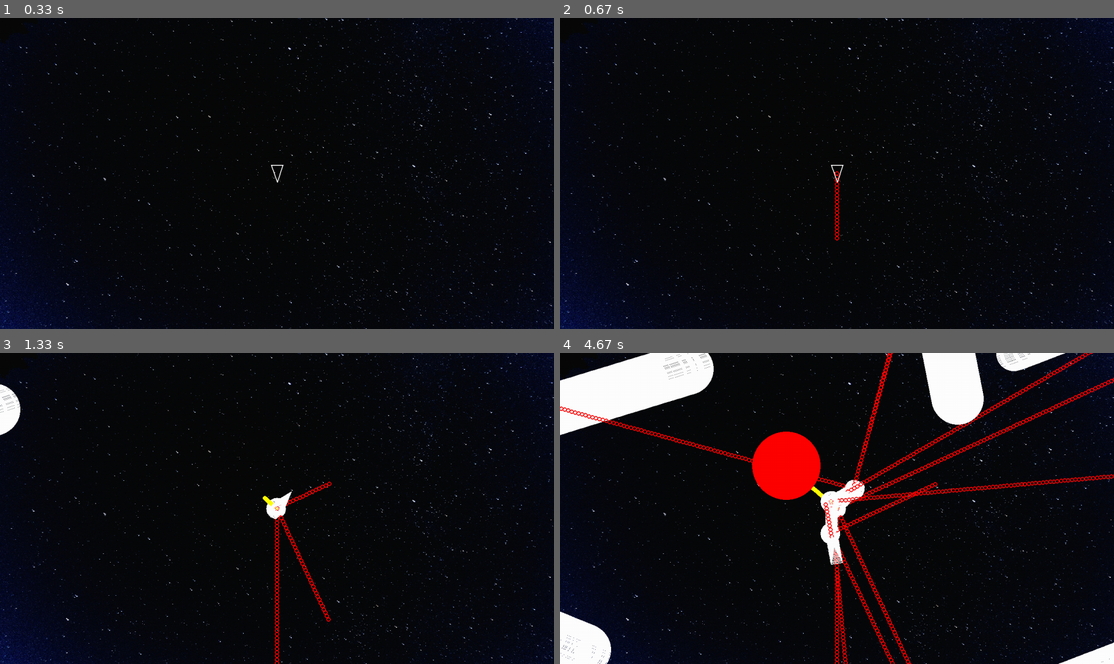
Above: before the commit, frames 1-4 (two rows, left to right).
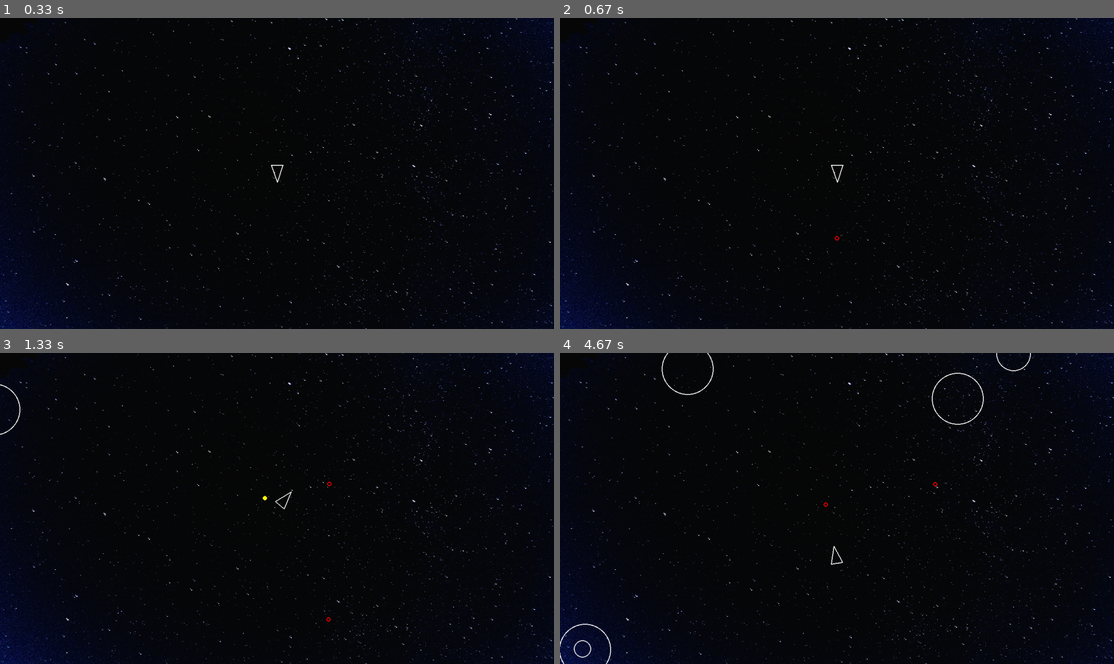
Above: after the commit, the same moments.

Repository: JaydeHowell/asteroids-pygame
Game: pygame game, started from main.py
Same seed, same stepped clock (60 frames per second), same inputs: the game is played once before the commit and once after it.
Inputs:
- Up to frame 1 (0.33 s): no input
- Up to frame 2 (0.67 s): tap Space at 0.33 s
- Up to frame 3 (1.33 s): hold D 0.67-1.13 s; tap Space at 0.73, 1.03, 1.23 s; tap C at 0.82 s; hold W from 1.17 s (still down)
- Up to frame 4 (4.67 s): release W at 1.47 s; hold D 1.5-1.97 s; tap Space at 1.57, 1.87, 2.07, 2.37, 2.63, 2.97, 3.27, 3.4, 3.8, 4.1, 4.47 s; hold A 2-2.53 s; tap C at 2.15, 3.48 s; hold S 2.57-2.87 s; hold A 2.9-3.3 s; hold W 3.33-3.7 s; hold D 3.73-4.37 s; hold S from 4.4 s (still down)

Frame 1 is identical in both runs. In frame 2, 0.1% of the frame differs, in the area x 49-51%, y 49-71%; in frame 3, 1.2%; in frame 4, 15%, in the area x 0-100%, y 0-100%.

Commit message:
fix hall of mirrors effect

Diff:
--- a/main.py
+++ b/main.py
@@ -77,6 +77,7 @@
                     log_event("explosion_hit_asteroid")
                     asteroid.split()
 
+        screen.blit(background, (0, 0))
 
         for char in drawable:
             char.draw(screen)
